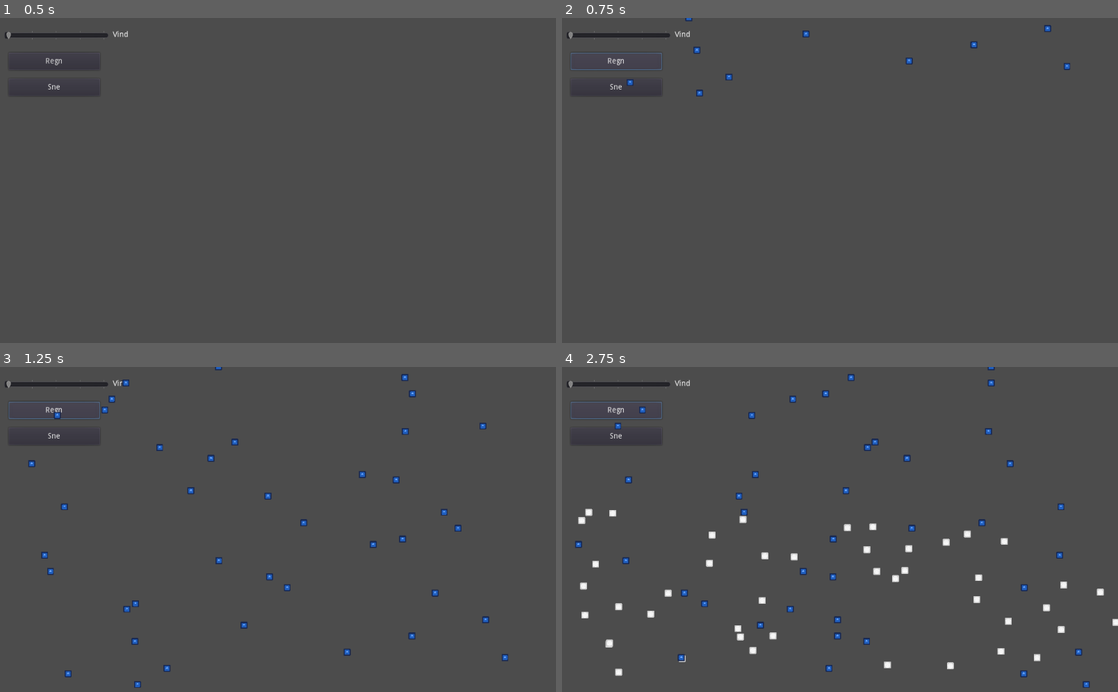
Above: before the commit, frames 1-4 (two rows, left to right).
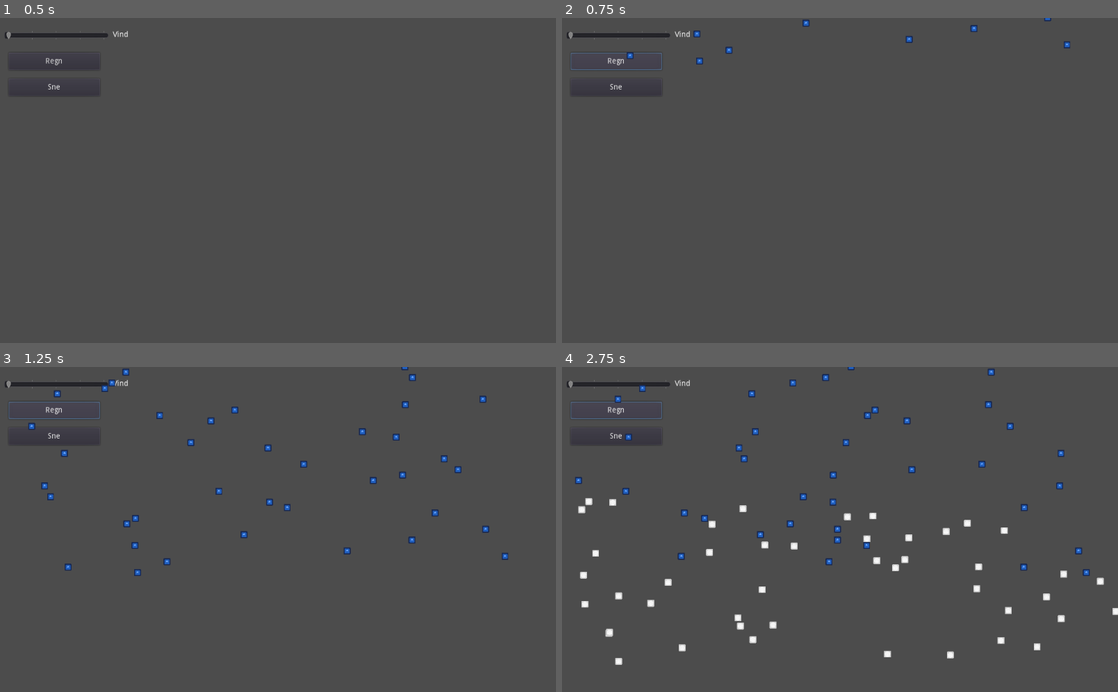
Above: after the commit, the same moments.

Repository: malthelade/malthelade.github.io
Game: Godot game, scene res://Main.tscn
Same seed, same stepped clock (60 frames per second), same inputs: the game is played once before the commit and once after it. The engine's default icon, where the game draws it, is replaced by a stand-in: a white triangle on a blue panel in a dark square.
Inputs:
- Up to frame 1 (0.5 s): no input
- Up to frame 2 (0.75 s): click "Regn" at 0.5 s
- Up to frame 3 (1.25 s): no input
- Up to frame 4 (2.75 s): click "Sne" at 1.25 s; click "Regn" at 2 s

Frame 1 is identical in both runs. In frame 2, 0.5% of the frame differs, in the area x 11-92%, y 0-25%; in frame 3, 2.1%; in frame 4, 4.6%, in the area x 2-100%, y 0-99%.

Commit message:
minor fixes

Diff:
--- a/nedbør-simulation/Main.gd
+++ b/nedbør-simulation/Main.gd
@@ -10,13 +10,13 @@
 func _process(_delta):
 	if raining == true:
 		var regn = regn_scene.instance()
-		regn.set_pos(Vector2(rand_range(0,get_viewport().size.x),-10))
+		regn.set_pos(Vector2(rand_range(0,get_viewport().size.x),-30))
 		regn.set_wind(wind)
 		add_child(regn)
 
 	if snowing == true:
 		var sne = sne_scene.instance()
-		sne.set_pos(Vector2(rand_range(0,get_viewport().size.x),-10))
+		sne.set_pos(Vector2(rand_range(0,get_viewport().size.x),-30))
 		sne.set_wind(wind)
 		add_child(sne)
 
--- a/nedbør-simulation/Regn.gd
+++ b/nedbør-simulation/Regn.gd
@@ -6,7 +6,7 @@
 var wind = Vector2.ZERO
 
 func _physics_process(_delta):
-	if velocity.y > terminal_v:
+	if velocity.y >= terminal_v:
 		velocity.y = terminal_v
 	else:
 		velocity += gravity
--- a/nedbør-simulation/Sne.gd
+++ b/nedbør-simulation/Sne.gd
@@ -6,7 +6,7 @@
 var wind = Vector2.ZERO
 
 func _physics_process(_delta):
-	if velocity.y > terminal_v:
+	if velocity.y >= terminal_v:
 		velocity.y = terminal_v
 	else:
 		velocity += gravity
Not shown, changed: Nedbør_Builds/index.pck
